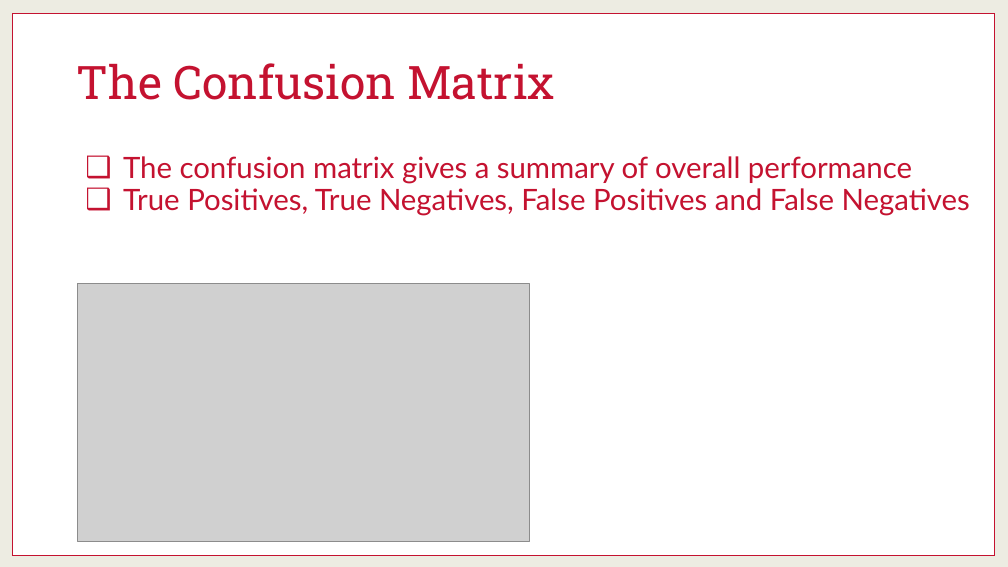
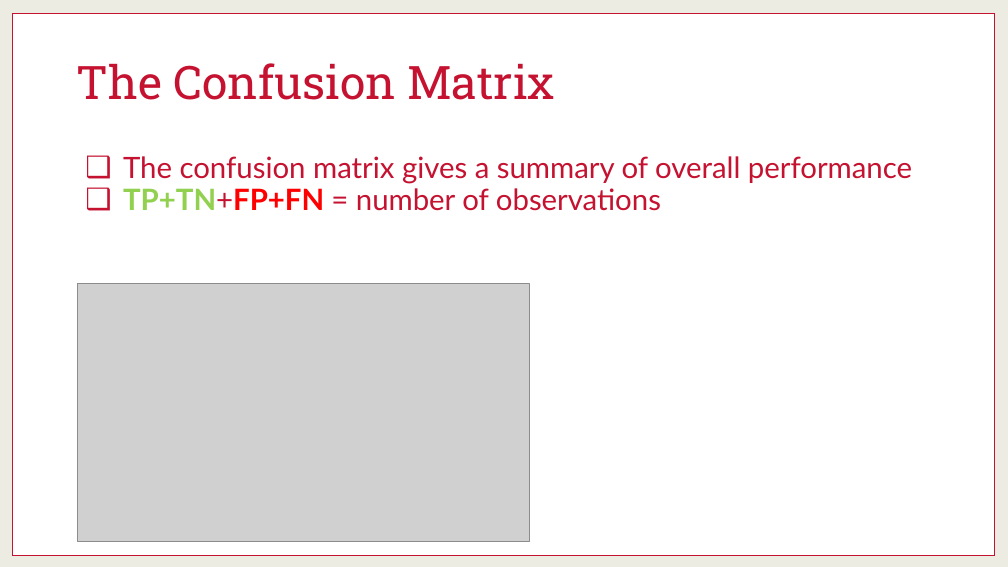
Before and after one commit to martinwg/ISA591, a slide deck: slide 15 of PPT/Module 4 - Model Performance for Classification.pptx (slide 11 before the commit). Drawn at 1008x567 pixels with LibreOffice and Linux fonts; fonts in the diff are those of the drawing; grey boxes stand for pictures. Boxes give left, top, right and bottom in pixels: in the first picture for what was removed or moved away, otherwise in the second. Text is boxed around its words. In the diff, an @@ line names an element or a change of style, - is before the commit and + after.

```diff
--- a/PPT/Module 4 - Model Performance for Classification.pptx
+++ b/PPT/Module 4 - Model Performance for Classification.pptx
@@ text at [123,188,661,211]: text changed @@
-❑ True Positives, True Negatives, False Positives and False Negatives
+❑ TP+TN+FP+FN = number of observations
```
Also in this commit, not shown: 8 other slides changed, 7 slides added, 1 slide removed.
